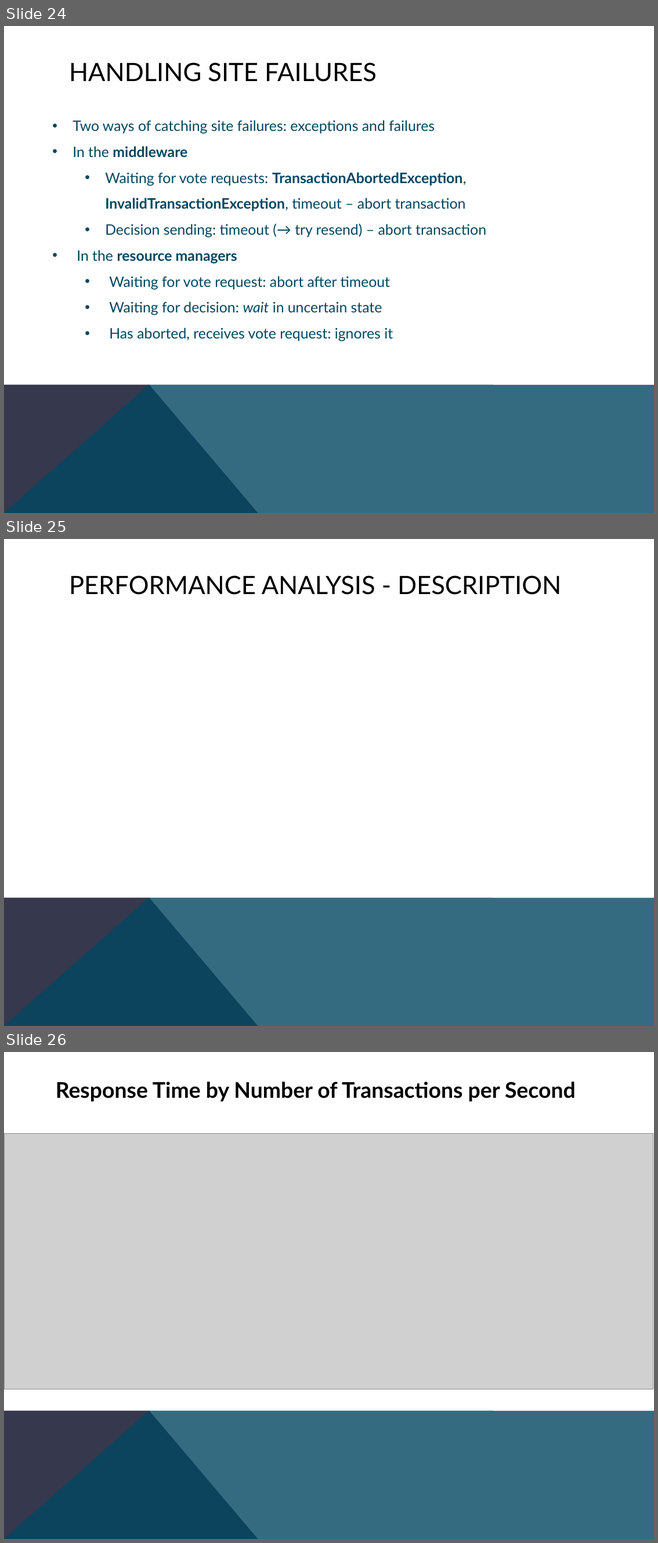
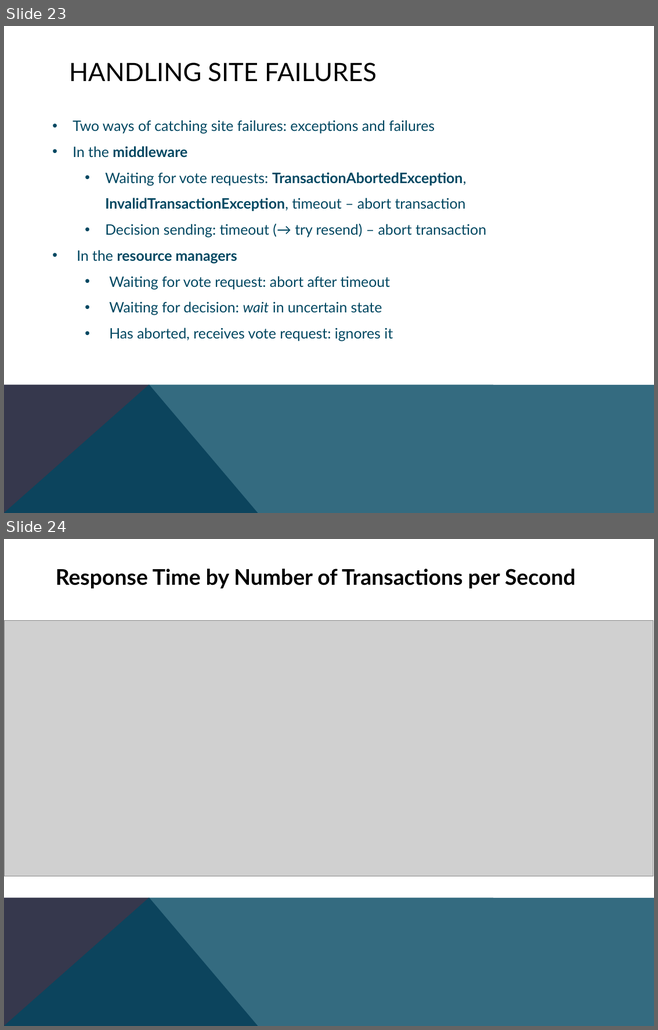
Before and after one commit to danhp/cs512, a slide deck: 512pp.pptx. Shown one above the other, each under a label of ours: slides 24, 25 and 26 before the commit, slides 23 and 24 after it. The pictures are 658x1543 and 658x1030 pixels, drawn with LibreOffice and Linux fonts; fonts in the diff are those of the drawing; grey boxes stand for pictures. Boxes give left, top, right and bottom in pixels: in the first picture for what was removed or moved away, otherwise in the second. Text is boxed around its words. In the diff, an @@ line names an element or a change of style, - is before the commit and + after.

```diff
--- a/512pp.pptx
+++ b/512pp.pptx
@@ slide 25 removed at box(4, 539, 654, 1026), background #FFFFFF; not listed: 2 template elements that a slide beside it also shows @@
@@ title removed at box(69, 576, 561, 595) @@
-PERFORMANCE ANALYSIS - DESCRIPTION
@@ what was slide 24 is now slide 23 @@
@@ what was slide 26 is now slide 24 @@
```
Also in this commit, not shown: 3 slides changed, 1 other slide removed.
